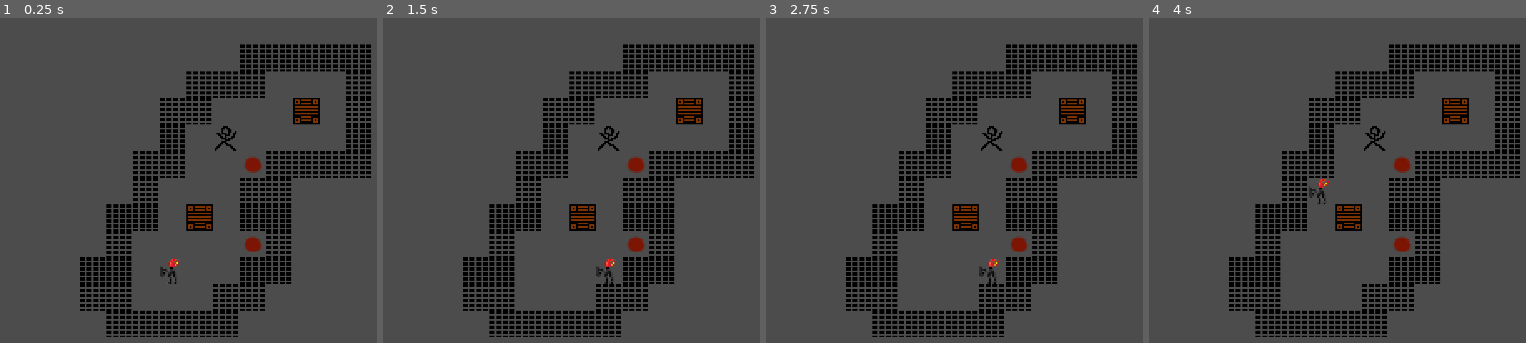
Above: before the commit, frames 1-4 (left to right).
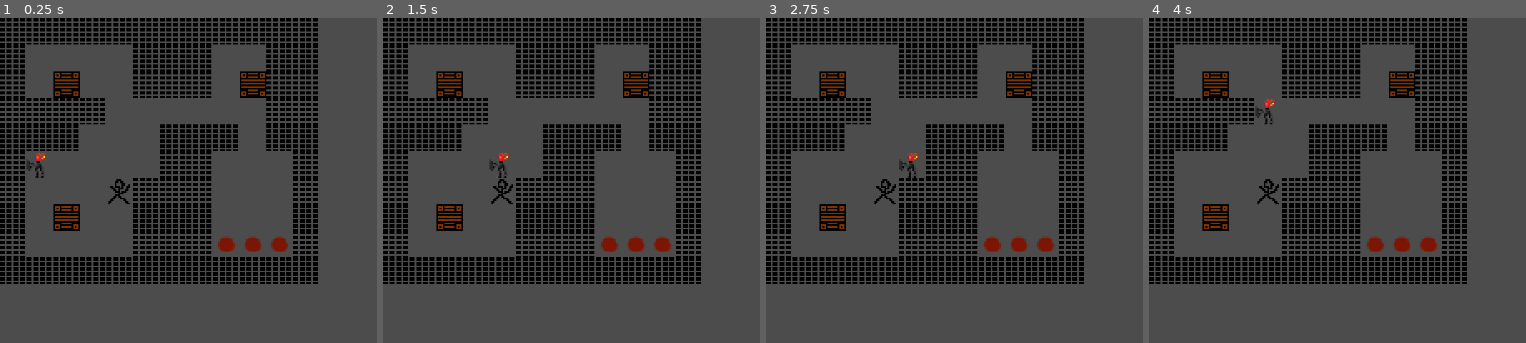
Above: after the commit, the same moments.

Repository: PPP-Club/BoxSchieben
Game: Godot game, scene res://scenen/Level.tscn
Same seed, same stepped clock (60 frames per second), same inputs: the game is played once before the commit and once after it.
Inputs:
- Up to frame 1 (0.25 s): no input
- Up to frame 2 (1.5 s): tap Enter at 0.5 s; hold D 0.53-1.28 s; tap Space at 1.25 s; hold S from 1.28 s (still down)
- Up to frame 3 (2.75 s): tap Enter at 2 s; release S at 2.03 s; hold D from 2.03 s (still down)
- Up to frame 4 (4 s): tap Space at 2.75 s; release D at 2.78 s; hold W 2.78-3.53 s; tap Enter at 3.5 s; hold A from 3.53 s (still down)

The runs differ from the first frame. In frame 1, 31% of the frame differs, in the area x 0-99%, y 0-99%; in frame 2, 31%; in frame 3, 31%; in frame 4, 31%.

Commit message:
added level import code

Diff:
--- a/scenen/Level.tscn
+++ b/scenen/Level.tscn
@@ -11,7 +11,6 @@
 tile_set = ExtResource( 1 )
 cell_size = Vector2( 16, 16 )
 format = 1
-tile_data = PoolIntArray( 65545, 3, 0, 65546, 3, 0, 65547, 3, 0, 65548, 3, 0, 65549, 3, 0, 131079, 3, 0, 131080, 3, 0, 131081, 3, 0, 131085, 3, 0, 196614, 3, 0, 196615, 3, 0, 196619, 1, 0, 196621, 3, 0, 262150, 3, 0, 262152, 0, 0, 262157, 3, 0, 327685, 3, 0, 327686, 3, 0, 327689, 2, 0, 327690, 3, 0, 327691, 3, 0, 327692, 3, 0, 327693, 3, 0, 393221, 3, 0, 393225, 3, 0, 393226, 3, 0, 458756, 3, 0, 458757, 3, 0, 458759, 1, 0, 458761, 3, 0, 458762, 3, 0, 524292, 3, 0, 524297, 2, 0, 524298, 3, 0, 589827, 3, 0, 589828, 3, 0, 589830, 5, 0, 589833, 3, 0, 589834, 3, 0, 655363, 3, 0, 655364, 3, 0, 655368, 3, 0, 655369, 3, 0, 720900, 3, 0, 720901, 3, 0, 720902, 3, 0, 720903, 3, 0, 720904, 3, 0 )
 
 [node name="Label" type="Label" parent="."]
 margin_left = 862.0
--- a/scripts/Player.gd
+++ b/scripts/Player.gd
@@ -2,17 +2,53 @@
 
 var tilemap: TileMap
 var output: Label
-const waterChar = 0
-const fireChar = 5
+const waterChar := 0
+const fireChar := 5
 
-const airChar = -1
-const boxChar = 1
-const finishChar = 2
+const airChar := -1
+const boxChar := 1
+const finishChar := 2
+
+const map :=   ['X', 'X', 'X', 'X', 'X', 'X', 'X', 'X', 'X', 'X', 'X', 'X',
+				'X', ' ', ' ', ' ', ' ', 'X', 'X', 'X', ' ', ' ', 'X', 'X',
+				'X', ' ', 'B', ' ', ' ', 'X', 'X', 'X', ' ', 'B', 'X', 'X',
+				'X', 'X', 'X', 'X', ' ', ' ', ' ', ' ', ' ', ' ', 'X', 'X',
+				'X', 'X', 'X', ' ', ' ', ' ', 'X', 'X', 'X', ' ', 'X', 'X',
+				'X', '2', ' ', ' ', ' ', ' ', 'X', 'X', ' ', ' ', ' ', 'X',
+				'X', ' ', ' ', ' ', '1', 'X', 'X', 'X', ' ', ' ', ' ', 'X',
+				'X', ' ', 'B', ' ', ' ', 'X', 'X', 'X', ' ', ' ', ' ', 'X',
+				'X', ' ', ' ', ' ', ' ', 'X', 'X', 'X', 'F', 'F', 'F', 'X',
+				'X', 'X', 'X', 'X', 'X', 'X', 'X', 'X', 'X', 'X', 'X', 'X', ]
 
 # Called when the node enters the scene tree for the first time.
 func _ready():
 	tilemap = $TileMap
 	output = $Label
+	genMap(map, 12)
+
+func genMap(mapArray: PoolStringArray, lineLengh: int):
+	var arrayLengh := mapArray.size()
+	for pos in range(arrayLengh):
+		var y = pos / lineLengh
+		var x = pos - (y * lineLengh)
+		tilemap.set_cell(x, y, _getTileByString(mapArray[pos]))
+
+func _getTileByString(key: String):
+	match key:
+		' ':
+			return -1
+		'X':
+			return 3
+		'B':
+			return 1
+		'1':
+			return 0
+		'2':
+			return 5
+		'F':
+			return 2
+		'G':
+			return 4
 
 # Called every frame. 'delta' is the elapsed time since the previous frame.
 # warning-ignore:unused_argument
